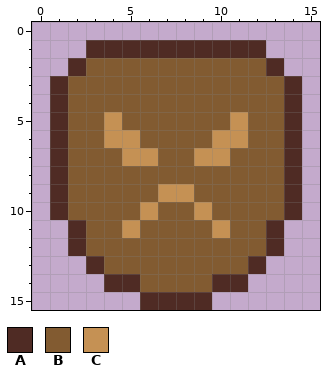
Two states of a pixel-art file, docs/img/magic_anger.ase. That is the earlier state.
16x16 pixels, 1 frame.
Palette (. is transparent): A #4f2b24  B #825b31  C #c59154
The result:
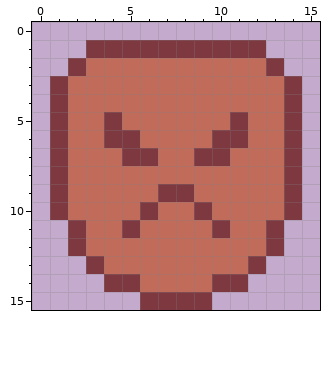
Difference:
{"colour":"A","old":"#4f2b24","new":"#7d3840"}
{"colour":"B","old":"#825b31","new":"#c16c5b"}
{"y":5,"x":4,"old":"C","new":"A"}
{"y":5,"x":11,"old":"C","new":"A"}
{"y":6,"x":4,"old":"CC","new":"AA"}
{"y":6,"x":10,"old":"CC","new":"AA"}
{"y":7,"x":5,"old":"CC","new":"AA"}
{"y":7,"x":9,"old":"CC","new":"AA"}
{"y":9,"x":7,"old":"CC","new":"AA"}
{"y":10,"x":6,"old":"C","new":"A"}
{"y":10,"x":9,"old":"C","new":"A"}
{"y":11,"x":5,"old":"C","new":"A"}
{"y":11,"x":10,"old":"C","new":"A"}
{"label":"changed","picture_box":[50,40,302,310]}
